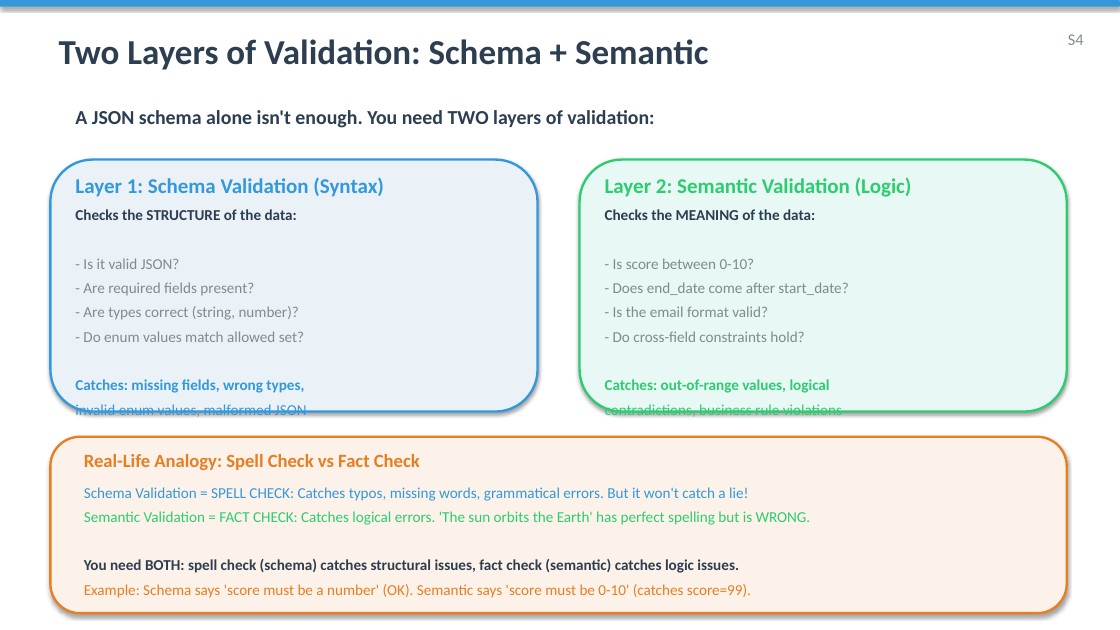
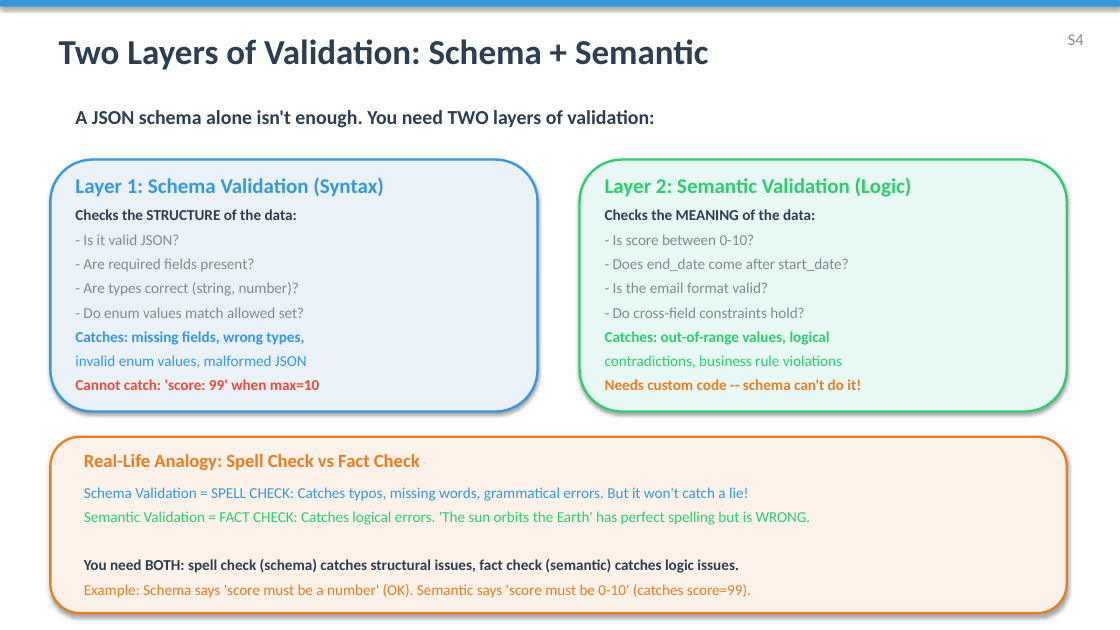
Before and after one commit to rsakate/cca-f, a slide deck: slide 16 of week-4/CCA-F_Module4_Prompt_Engineering_Structured_Output.pptx. Drawn at 1120x630 pixels with LibreOffice and Linux fonts; fonts in the diff are those of the drawing. Boxes give left, top, right and bottom in pixels: in the first picture for what was removed or moved away, otherwise in the second. Text is boxed around its words. In the diff, an @@ line names an element or a change of style, - is before the commit and + after.

```diff
--- a/week-4/CCA-F_Module4_Prompt_Engineering_Structured_Output.pptx
+++ b/week-4/CCA-F_Module4_Prompt_Engineering_Structured_Output.pptx
@@ text "Checks the STRUCTURE of the ..." rewrapped from [75, 209, 319, 468] to [75, 209, 319, 390] @@
@@ text "Checks the MEANING of the ..." rewrapped from [605, 209, 848, 417] to [605, 209, 861, 390] @@
```
Also in this commit, not shown: 9 other slides changed, 1 other file.
